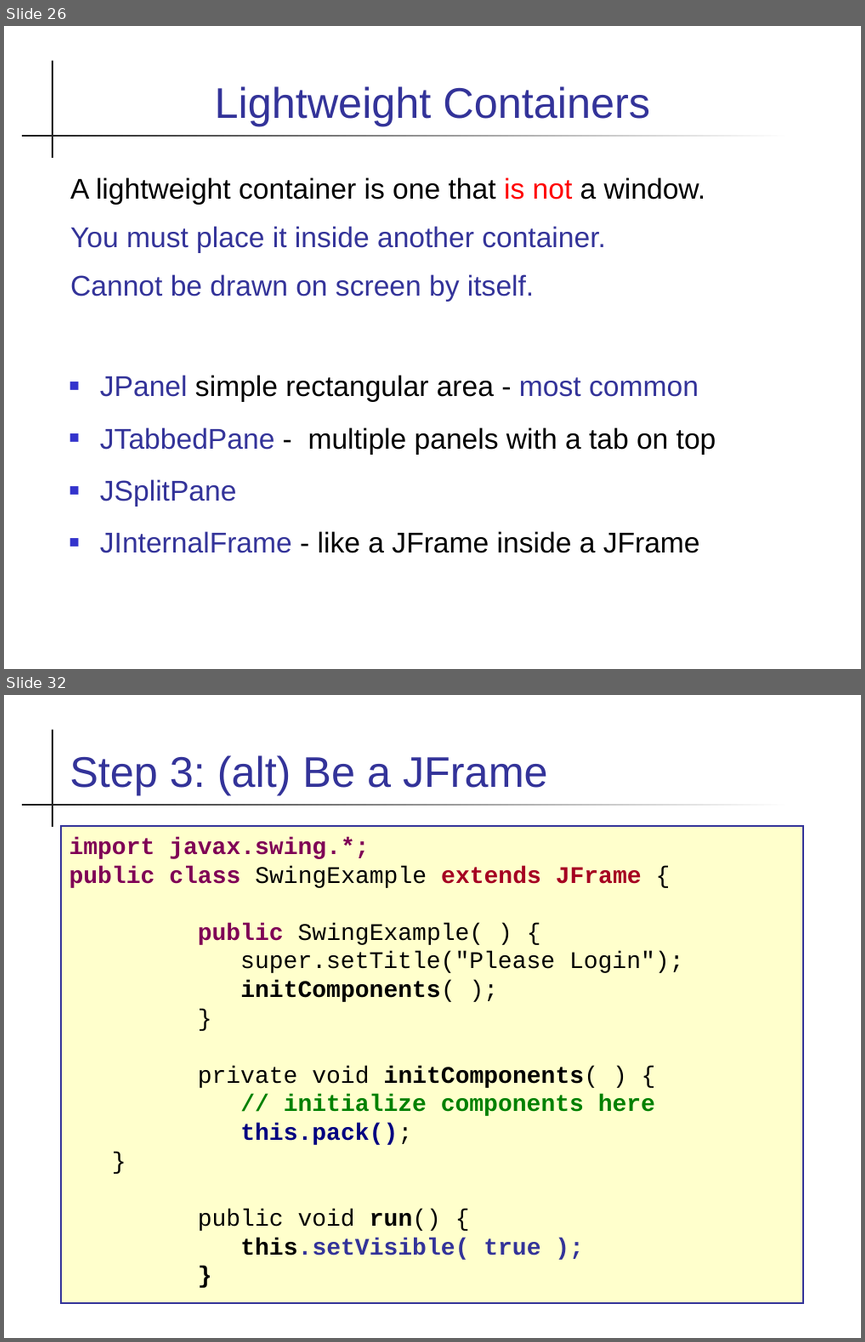
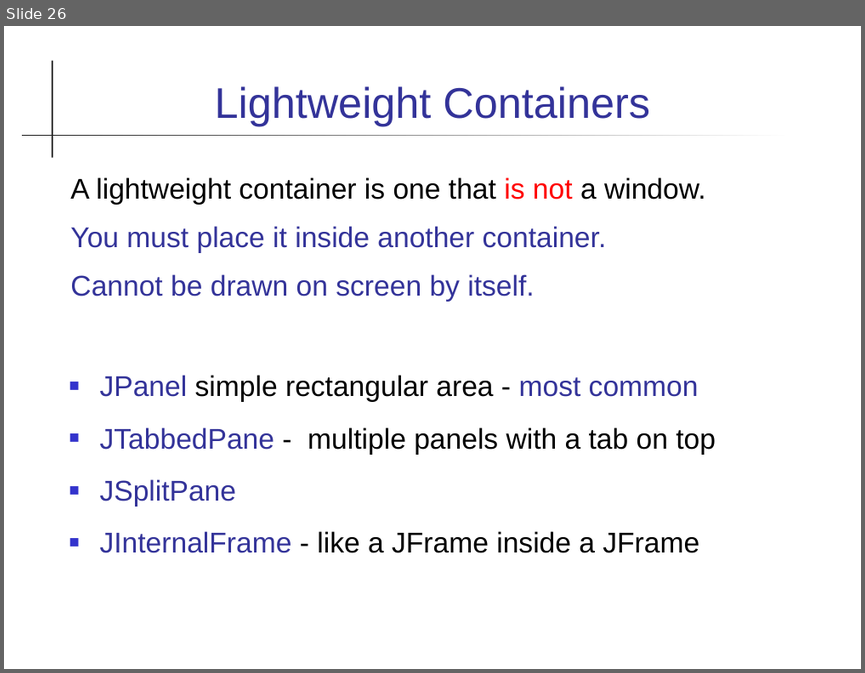
Before and after one commit to skeoop/skeoop.github.io, a slide deck: week7/Graphics-1.ppt. Shown one above the other, each under a label of ours: slides 26 and 32 before the commit, slide 26 after it; the slides between them are not shown. The pictures are 865x1342 and 865x673 pixels, drawn with LibreOffice and Linux fonts; fonts in the diff are those of the drawing. Boxes give left, top, right and bottom in pixels: in the first picture for what was removed or moved away, otherwise in the second. Text is boxed around its words. In the diff, an @@ line names an element or a change of style, - is before the commit and + after.

```diff
--- a/week7/Graphics-1.ppt
+++ b/week7/Graphics-1.ppt
@@ slide 32 removed at (x1=4, y1=695, x2=861, y2=1338), background #FFFFFF; not listed: 2 template elements that a slide beside it also shows @@
@@ title removed at (x1=69, y1=755, x2=548, y2=795) @@
-Step 3: (alt) Be a JFrame
@@ text removed at (x1=61, y1=826, x2=802, y2=1303) @@
-import javax.swing.*;
-public class SwingExample extends JFrame {
-public SwingExample( ) {
-super.setTitle("Please Login");
-initComponents( );
-}
-private void initComponents( ) {
-// initialize components here
-this.pack();
-}
-public void run() {
-this.setVisible( true );
-}
```
Also in this commit, not shown: 8 slides changed, 21 other slides removed, 27 other files.
